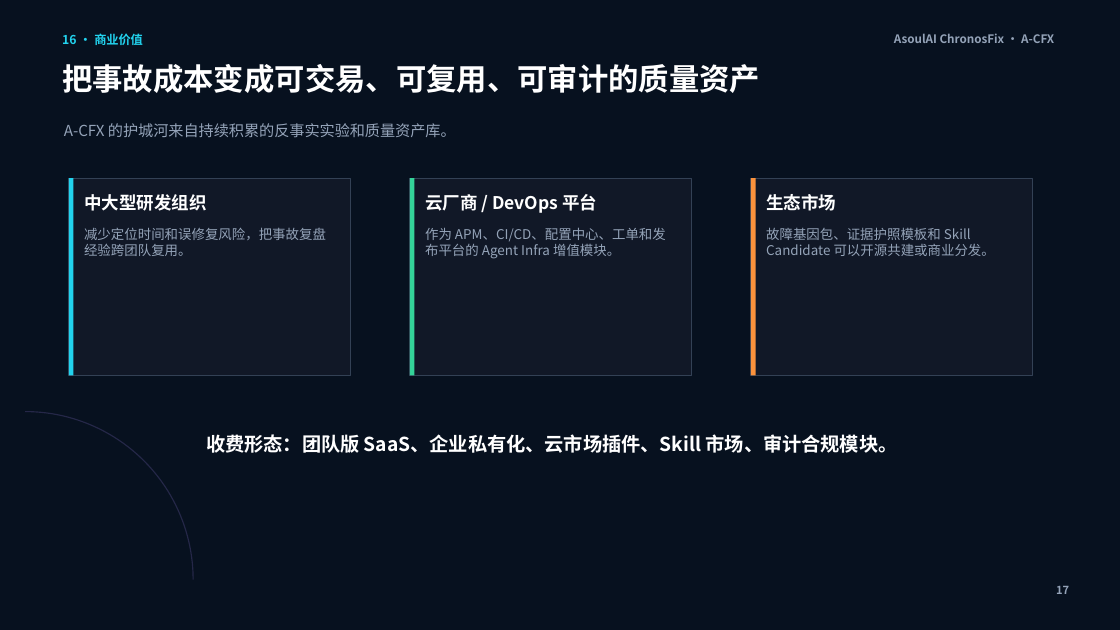
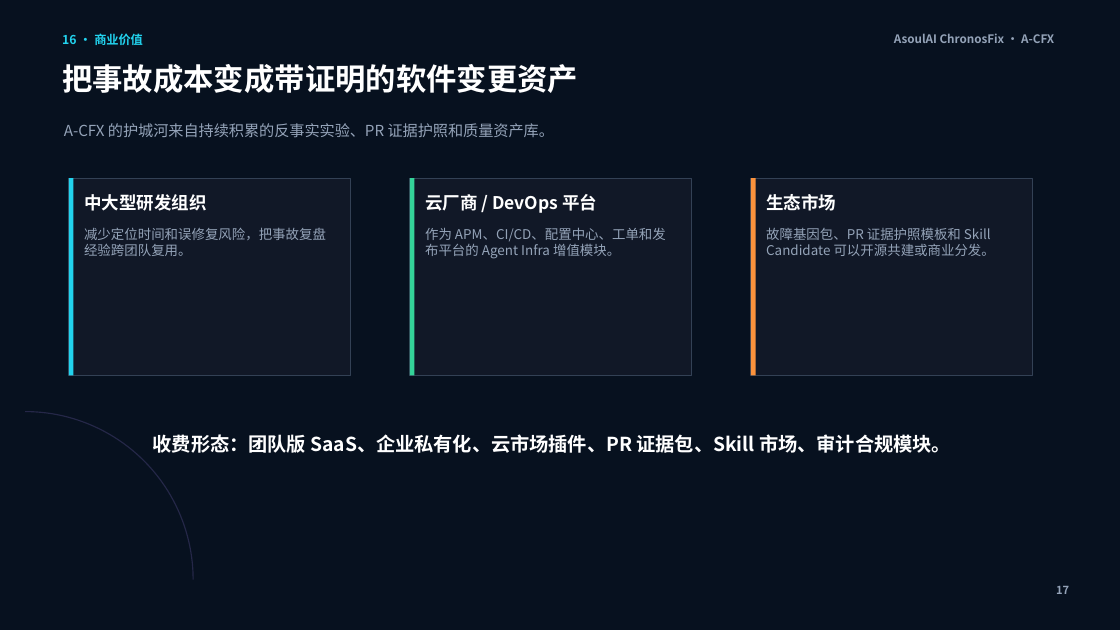
Before and after one commit to ASOUL-Official/asoulai-chronosfix, a slide deck: slide 17 of submission/ChronosFix_复赛方案.pptx. Drawn at 1120x630 pixels with LibreOffice and Linux fonts; fonts in the diff are those of the drawing. Boxes give left, top, right and bottom in pixels: in the first picture for what was removed or moved away, otherwise in the second. Text is boxed around its words. In the diff, an @@ line names an element or a change of style, - is before the commit and + after.

```diff
--- a/submission/ChronosFix_复赛方案.pptx
+++ b/submission/ChronosFix_复赛方案.pptx
@@ text at (x1=62, y1=64, x2=578, y2=93): text changed @@
-把事故成本变成可交易、可复用、可审计的质量资产
+把事故成本变成带证明的软件变更资产
@@ text at (x1=64, y1=123, x2=554, y2=137): text changed @@
-A-CFX 的护城河来自持续积累的反事实实验和质量资产库。
+A-CFX 的护城河来自持续积累的反事实实验、PR 证据护照和质量资产库。
@@ text at (x1=766, y1=228, x2=995, y2=256): text changed @@
-故障基因包、证据护照模板和 Skill Candidate 可以开源共建或商业分发。
+故障基因包、PR 证据护照模板和 Skill Candidate 可以开源共建或商业分发。
@@ text at (x1=153, y1=434, x2=951, y2=453): text changed @@
-收费形态：团队版 SaaS、企业私有化、云市场插件、Skill 市场、审计合规模块。
+收费形态：团队版 SaaS、企业私有化、云市场插件、PR 证据包、Skill 市场、审计合规模块。
```
Also in this commit, not shown: 8 other slides changed, 21 other files.
